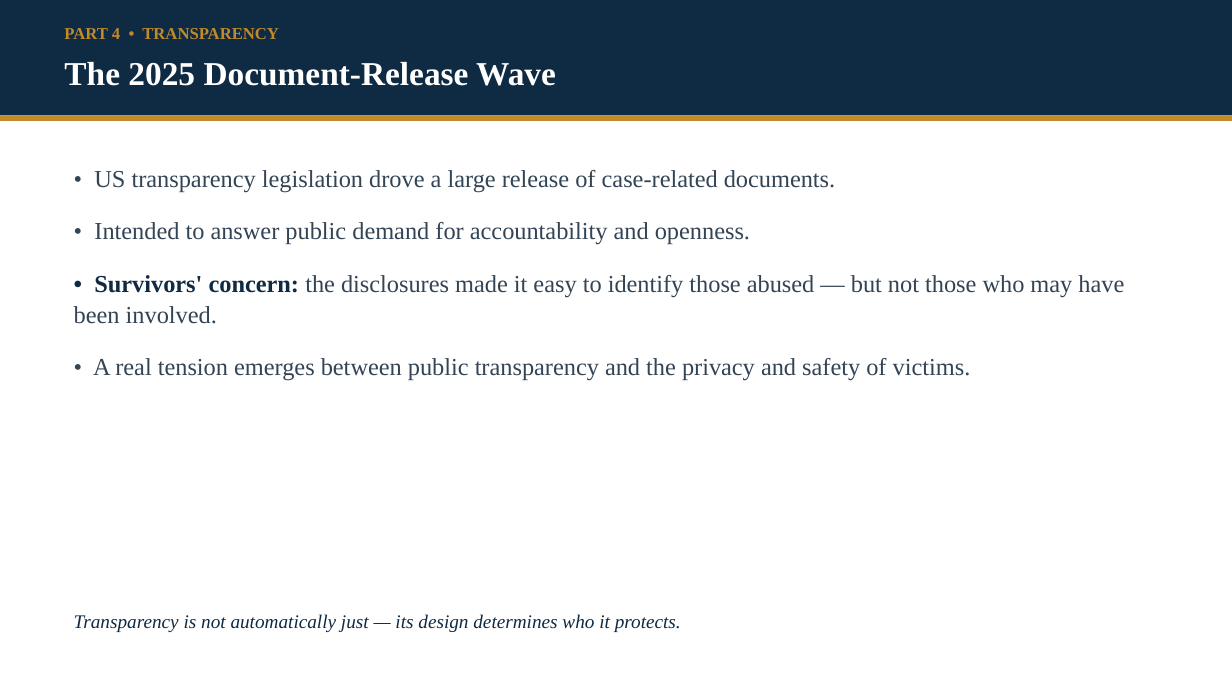
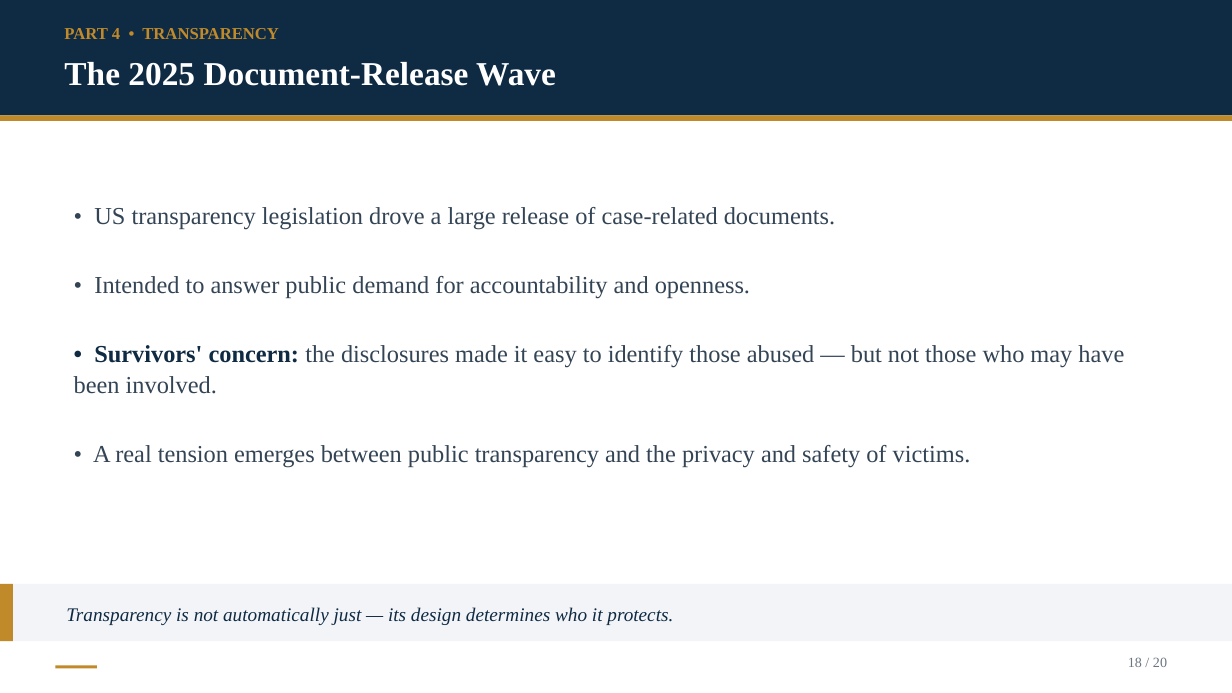
Before and after one commit to Kokidesu/Koki, a slide deck: slide 18 of Epstein_Transnational_Justice.pptx. Drawn at 1232x693 pixels with LibreOffice and Linux fonts; fonts in the diff are those of the drawing. Boxes give left, top, right and bottom in pixels: in the first picture for what was removed or moved away, otherwise in the second. Text is boxed around its words. In the diff, an @@ line names an element or a change of style, - is before the commit and + after.

```diff
--- a/Epstein_Transnational_Justice.pptx
+++ b/Epstein_Transnational_Justice.pptx
@@ text "• US transparency legislation drove ..." moved from (x1=74, y1=170, x2=1124, y2=381) to (x1=74, y1=207, x2=1124, y2=468) @@
@@ text "• US transparency legislation drove ..." at (x1=74, y1=207, x2=1124, y2=468): more space between paragraphs @@
@@ rectangle added at (x1=0, y1=584, x2=1232, y2=641), fill #F2F4F7 @@
@@ rectangle added at (x1=0, y1=584, x2=13, y2=641), fill #C08A2B @@
@@ text "Transparency is not automatically just ..." moved from (x1=74, y1=614, x2=681, y2=632) to (x1=66, y1=607, x2=673, y2=625) @@
@@ text added at (x1=1128, y1=657, x2=1167, y2=667), 11 pt, text #6B7682 @@
+18 / 20
@@ rectangle added at (x1=55, y1=665, x2=97, y2=669), fill #C08A2B @@
```
Also in this commit, not shown: 19 other slides changed, 22 other files.
